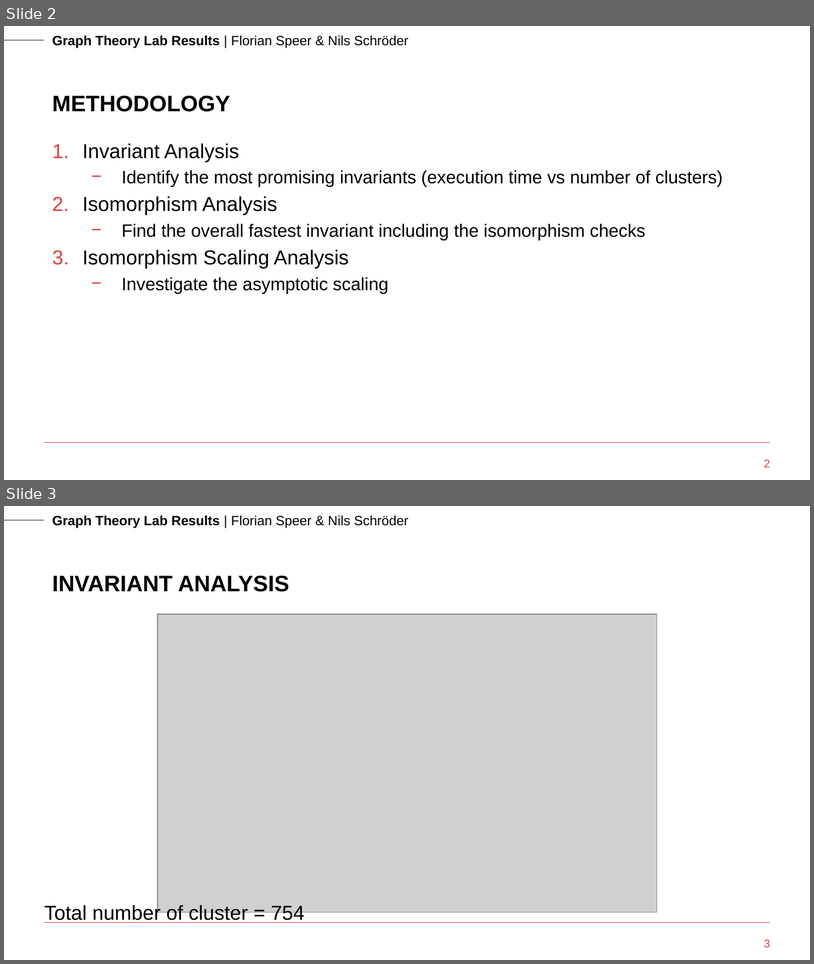
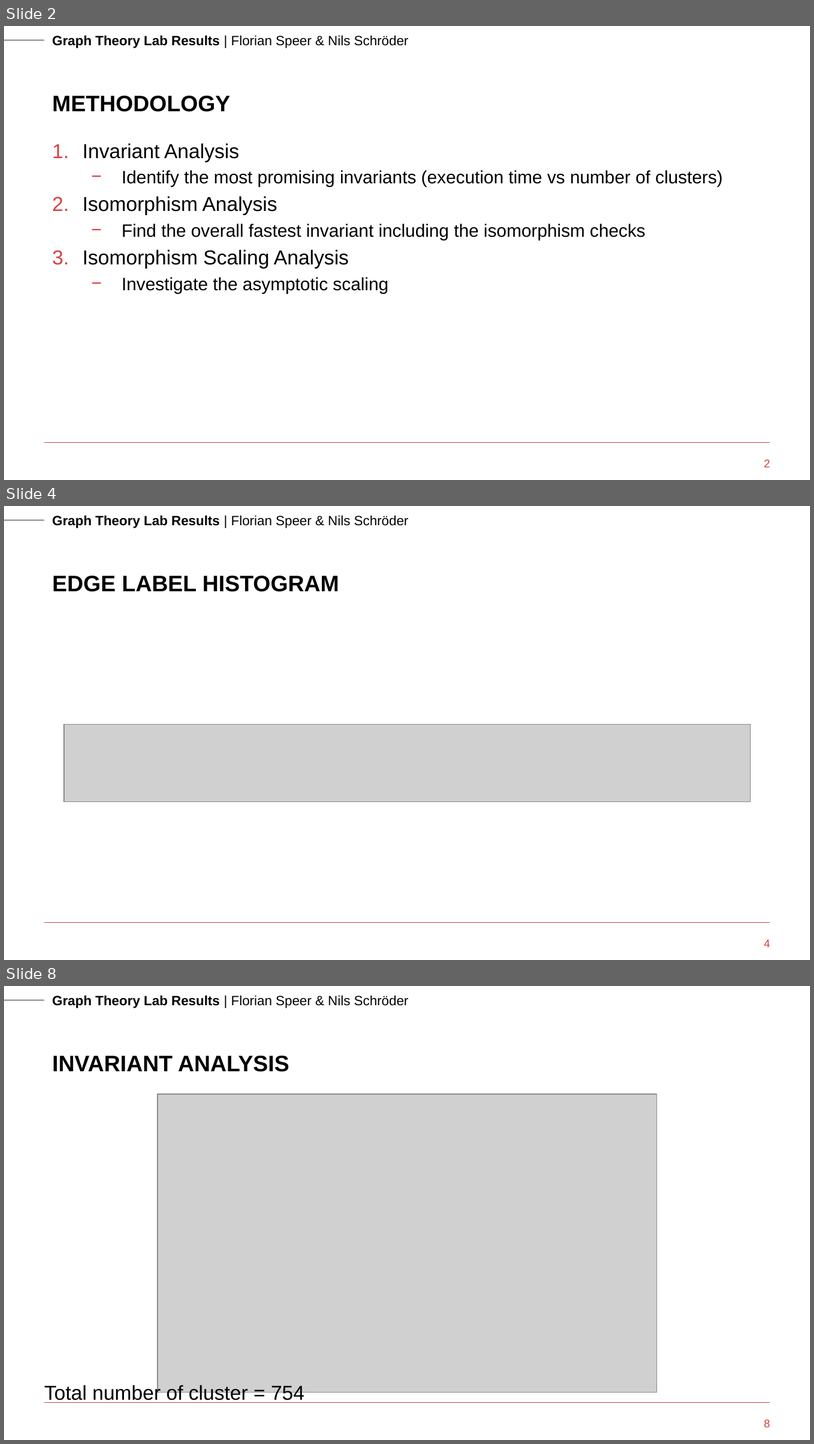
Before and after one commit to nils-schroeder/graph_theory_course, a slide deck: presentation/Graph Theory - Florian Speer + Nils Schröder.pptx. Shown one above the other, each under a label of ours: slides 2 and 3 before the commit, slides 2, 4 and 8 after it; the slides between them are not shown. The pictures are 814x964 and 814x1444 pixels, drawn with LibreOffice and Linux fonts; fonts in the diff are those of the drawing; grey boxes stand for pictures; background and template pictures are left out. Boxes give left, top, right and bottom in pixels: in the first picture for what was removed or moved away, otherwise in the second. Text is boxed around its words. In the diff, an @@ line names an element or a change of style, - is before the commit and + after.

```diff
--- a/presentation/Graph Theory - Florian Speer + Nils Schröder.pptx
+++ b/presentation/Graph Theory - Florian Speer + Nils Schröder.pptx
@@ slide 4 added at <box>4,506,810,960</box>, background #FFFFFF; not listed: 3 template elements that a slide beside it also shows @@
@@ title added at <box>52,576,339,592</box>, 20 pt, text #000000, bold @@
+EDGE LABEL HISTOGRAM
@@ picture added at <box>63,724,751,802</box> @@
@@ page number added at <box>764,939,770,947</box>, 10 pt, text #D8413E @@
+4
@@ what was slide 3 is now slide 8 @@
@@ page number at <box>764,1419,770,1427</box>: text changed @@
-3
+8
```
Also in this commit, not shown: 1 slide changed, 4 other slides added, 1 other file.
